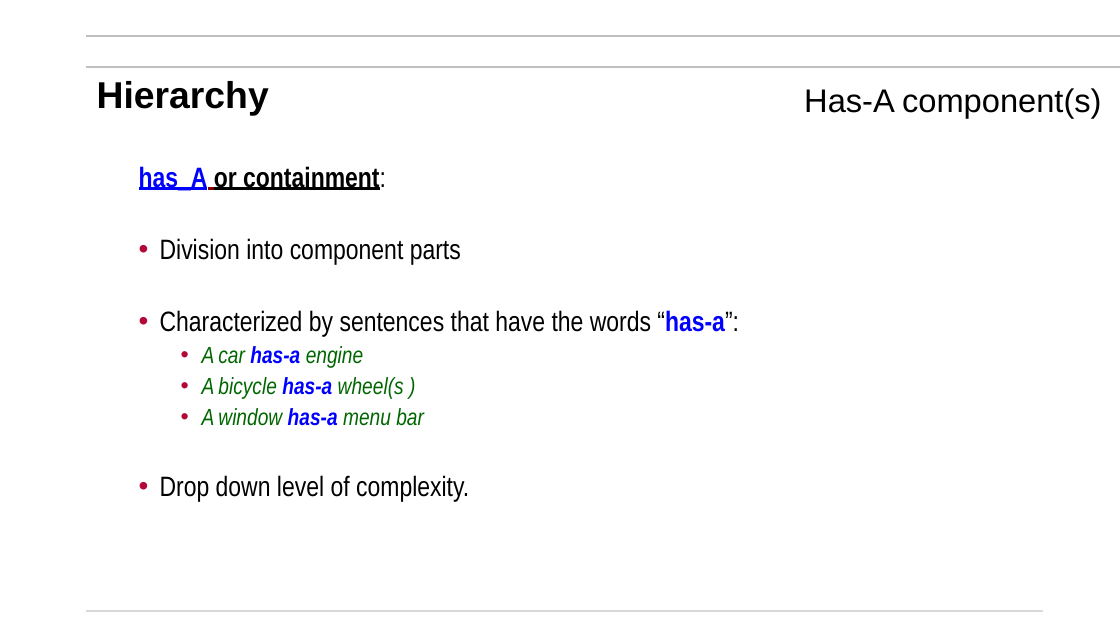
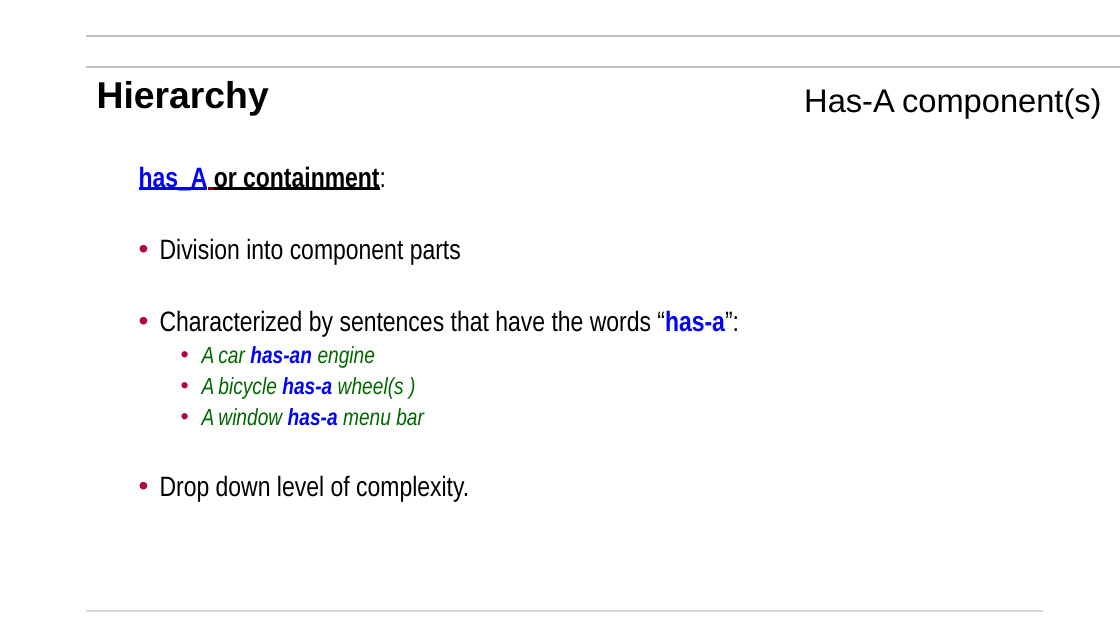
Before and after one commit to mikegrace2/CSEN160-Fall2026-Course-Website, a slide deck: slide 36 of lectures/Week02_ObjectOriented/1_ObjectOriented_V4.pptx. Drawn at 1120x630 pixels with LibreOffice and Linux fonts; fonts in the diff are those of the drawing; background and template pictures are left out. Boxes give left, top, right and bottom in pixels: in the first picture for what was removed or moved away, otherwise in the second. Text is boxed around its words. In the diff, an @@ line names an element or a change of style, - is before the commit and + after.

```diff
--- a/lectures/Week02_ObjectOriented/1_ObjectOriented_V4.pptx
+++ b/lectures/Week02_ObjectOriented/1_ObjectOriented_V4.pptx
@@ text at [202,346,376,368]: text changed @@
-    • A car has-a engine
+    • A car has-an engine
```
Also in this commit, not shown: 5 other files.
